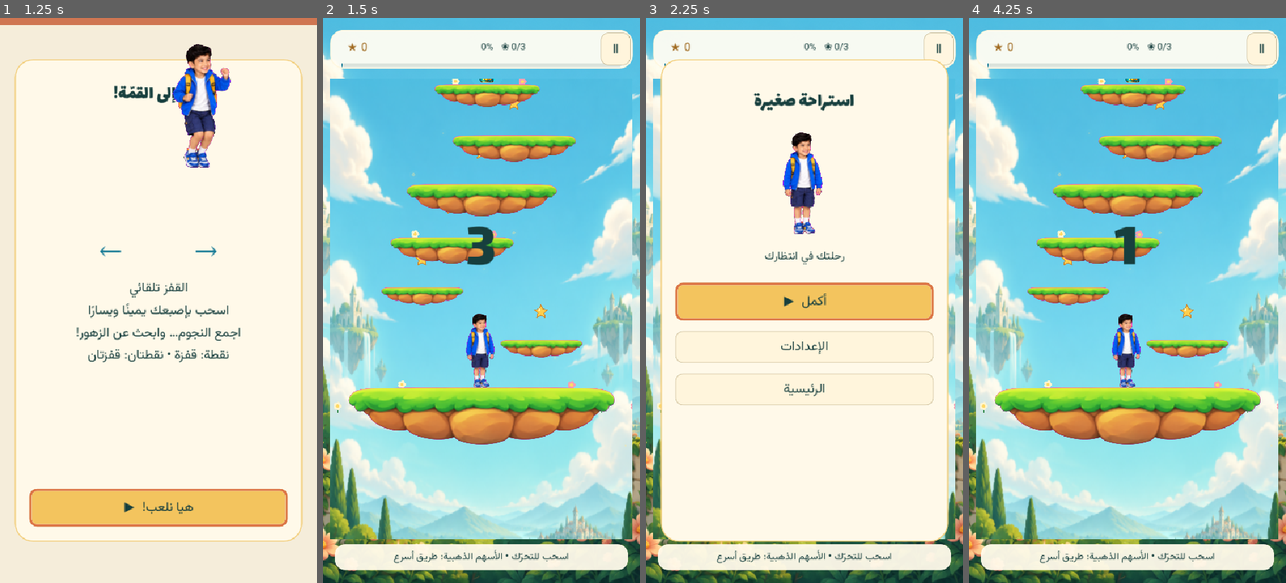
Above: before the commit, frames 1-4 (left to right).
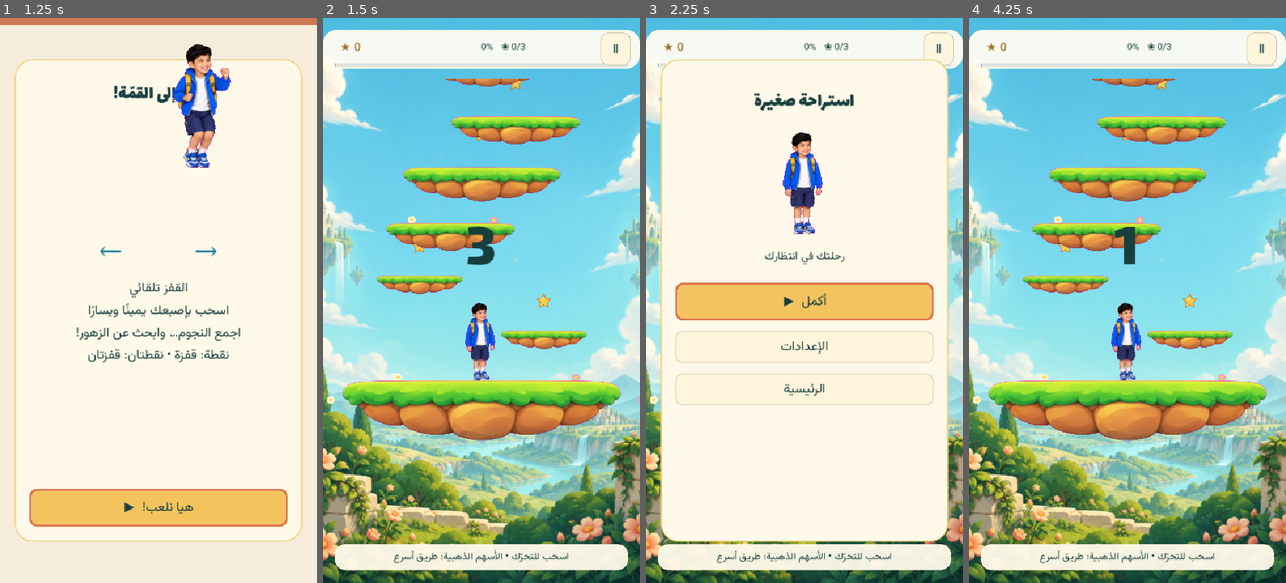
Above: after the commit, the same moments.

Repository: linkq8/adam-summit
Game: Godot game, scene res://main.tscn
Two runs of this game, one before a commit and one after it. Both use one fixed random seed, a clock stepped at 60 frames per second and the inputs below. Sound files missing from this copy of the repository are replaced by a short silence.
Inputs (mouse positions are in pixels of both pictures, inside the frame that each line leads up to):
- Up to frame 1 (1.25 s): click "ابدأ المغامرة" at 0.5 s
- Up to frame 2 (1.5 s): tap Enter at 1.25, 1.35 s; move the mouse to (551, 272) at 1.27 s; hold Right (ui_right) from 1.28 s (still down); click (551, 272) at 1.42 s
- Up to frame 3 (2.25 s): tap Space at 1.52 s; release Right (ui_right) at 2 s; click "Ⅱ" at 2 s
- Up to frame 4 (4.25 s): click "أكمل ▶" at 2.75 s; tap Space at 3.5 s; drag from (1064, 328) to (1111, 413) at 3.52 s

Frame 1 is identical in both runs. In frame 2, 51% of the frame differs, in the area x 0-100%, y 2-93%; in frame 3, 3.7%; in frame 4, 51%.

Commit message:
Remove inset phone playfield rectangle

Diff:
--- a/scripts/main.gd
+++ b/scripts/main.gd
@@ -224,8 +224,9 @@
 	var field_top := safe_top + 84
 	var field_bottom := safe_bottom + (18 if tv else 54)
 	for i in range(4):
-		var w := (canvas_size.x - 32 * (player_count + 1)) / player_count if tv and player_count > 1 else minf(canvas_size.x - 24, (canvas_size.y - field_top - field_bottom) * 0.76)
-		var x := 32 + i * (w + 32) if tv and player_count > 1 else (canvas_size.x - w) / 2
+		var phone_view := not tv
+		var w := canvas_size.x if phone_view else ((canvas_size.x - 32 * (player_count + 1)) / player_count if player_count > 1 else minf(canvas_size.x - 24, (canvas_size.y - field_top - field_bottom) * 0.76))
+		var x := 0.0 if phone_view else (32 + i * (w + 32) if player_count > 1 else (canvas_size.x - w) / 2)
 		views[i].position = Vector2(x, field_top)
 		views[i].size = Vector2(w, maxf(240, canvas_size.y - field_top - field_bottom))
 		stages[i].scale = Vector2.ONE * w / Model.WIDTH
--- a/scripts/stage.gd
+++ b/scripts/stage.gd
@@ -151,6 +151,9 @@
 	var row := cell / 3
 	canvas.draw_texture_rect_region(ITEMS, Rect2(at - Vector2.ONE * size * 0.5, Vector2.ONE * size), Rect2(column * 256, row * 256, 256, 256), Color(1, 1, 1, alpha))
 
+func draws_panel_background() -> bool:
+	return game != null and game.tv and game.player_count > 1
+
 func star(at: Vector2, radius: float, tint: Color = Color("ffce4c")) -> void:
 	icon(0, at, radius * 64.0 / 26.0, Color(1, 1, 1, tint.a))
 
@@ -170,13 +173,17 @@
 	var player: Dictionary = model.players[index]
 	var camera: float = camera_for(player)
 	var time: float = model.elapsed
-	if model.world == 0:
-		draw_texture_rect_region(BACKGROUND, Rect2(0, 0, 560, view_height), Rect2(0, 0, BACKGROUND.get_width(), BACKGROUND.get_height() * 0.72))
-	else:
-		var texture: Texture2D = EXTRA_BG if model.world >= 3 else WORLD_BG
-		var panel: int = model.world - (3 if model.world >= 3 else 1)
-		var source := Rect2(panel * texture.get_width() / 2.0, 0, texture.get_width() / 2.0, texture.get_height() * 0.94)
-		draw_texture_rect_region(texture, Rect2(0, 0, 560, view_height), source)
+	# The main scene already paints a full-screen background. Repainting it inside
+	# the phone's clipped playfield created a visible inner rectangle. Split-screen
+	# TV panels still need their own background because each has separate bounds.
+	if draws_panel_background():
+		if model.world == 0:
+			draw_texture_rect_region(BACKGROUND, Rect2(0, 0, 560, view_height), Rect2(0, 0, BACKGROUND.get_width(), BACKGROUND.get_height() * 0.72))
+		else:
+			var texture: Texture2D = EXTRA_BG if model.world >= 3 else WORLD_BG
+			var panel: int = model.world - (3 if model.world >= 3 else 1)
+			var source := Rect2(panel * texture.get_width() / 2.0, 0, texture.get_width() / 2.0, texture.get_height() * 0.94)
+			draw_texture_rect_region(texture, Rect2(0, 0, 560, view_height), source)
 	if not game.low_detail:
 		draw_ambience(model.world, time, camera)
 	# A few slow clouds at high elevations; scene art remains visible underneath.
--- a/scripts/updater.gd
+++ b/scripts/updater.gd
@@ -1,6 +1,6 @@
 extends Node
 signal changed
-const VERSION := "0.8.3"
+const VERSION := "0.8.4"
 const API := "https://api.github.com/repos/linkq8/adam-summit/releases?per_page=20"
 const RELEASES := "https://github.com/linkq8/adam-summit/releases"
 const APK := "user://updates/adam-update.apk"
--- a/tests/test_four_updates.gd
+++ b/tests/test_four_updates.gd
@@ -6,7 +6,7 @@
 	if not ok: failures += 1; printerr("FAIL: " + message)
 func _initialize() -> void: call_deferred("run")
 func run() -> void:
-	check(Update.newer("v0.8.4") and Update.newer("v1.0.0"), "Version comparison")
+	check(Update.newer("v0.8.5") and Update.newer("v1.0.0"), "Version comparison")
 	check(not Update.newer("v" + Update.VERSION) and not Update.newer("v0.6.9") and not Update.newer("oops"), "No downgrade or malformed version")
 	check(not Update.valid_asset({"name": "adam-summit-android.apk", "browser_download_url": "https://example.com/evil.apk"}), "Reject foreign URL and missing digest")
 	var game = load("res://main.tscn").instantiate()
--- a/tests/test_ui.gd
+++ b/tests/test_ui.gd
@@ -64,6 +64,8 @@
 	game.player_count = 2
 	game.start_race()
 	check(game.player_count == 1 and game.model.players.size() == 1, "Phones force single player")
+	check(is_zero_approx(game.views[0].position.x) and is_equal_approx(game.views[0].size.x, game.canvas_size.x), "Phone playfield reaches both screen edges")
+	check(not game.stages[0].draws_panel_background(), "Phone uses one seamless full-screen background")
 	game.countdown = 0.001
 	game._physics_process(1.0 / 60)
 	var location: Vector2 = game.model.players[0].p
@@ -161,6 +163,7 @@
 	check(game.model.players[0].shield > 0 and game.model.players[0].inventory < 0, "Touch item button activates the held item")
 	game.tv = true; game.player_count = 2; game.cooperative = true
 	game.start_race()
+	check(game.stages[0].draws_panel_background(), "TV split-screen keeps an independent background per player")
 	game.countdown = 0.001; game._physics_process(1.0 / 60)
 	game.model.players[0].finish = 10
 	game._physics_process(1.0 / 60)
Not shown, changed: export_presets.cfg
Not shown, changed: DESIGN.md
Not shown, changed: README.md
